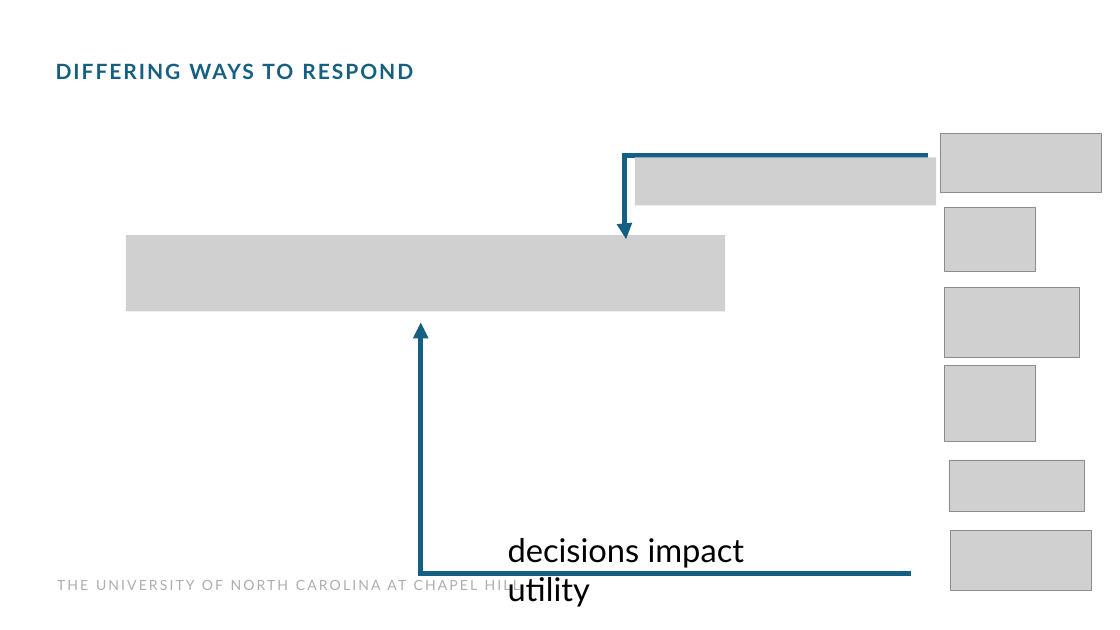
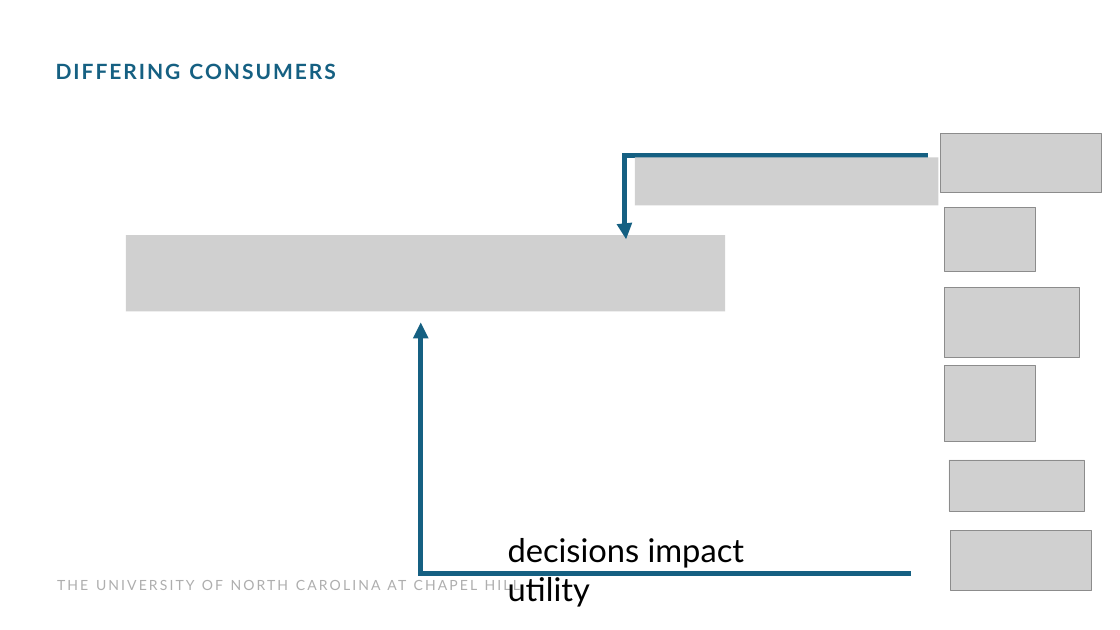
Before and after one commit to UNCIDD/scenario-eval-theory, a slide deck: slide 14 of presentations/INIPresentation_JL.pptx (slide 11 before the commit). Drawn at 1120x630 pixels with LibreOffice and Linux fonts; fonts in the diff are those of the drawing; grey boxes stand for pictures. Boxes give left, top, right and bottom in pixels: in the first picture for what was removed or moved away, otherwise in the second. Text is boxed around its words. In the diff, an @@ line names an element or a change of style, - is before the commit and + after.

```diff
--- a/presentations/INIPresentation_JL.pptx
+++ b/presentations/INIPresentation_JL.pptx
@@ text at [56, 63, 335, 79]: text changed @@
-DIFFERING WAYS TO RESPOND
+DIFFERING CONSUMERS
```
Also in this commit, not shown: 4 other slides changed, 16 slides added, 2 slides removed, 4 other files.
